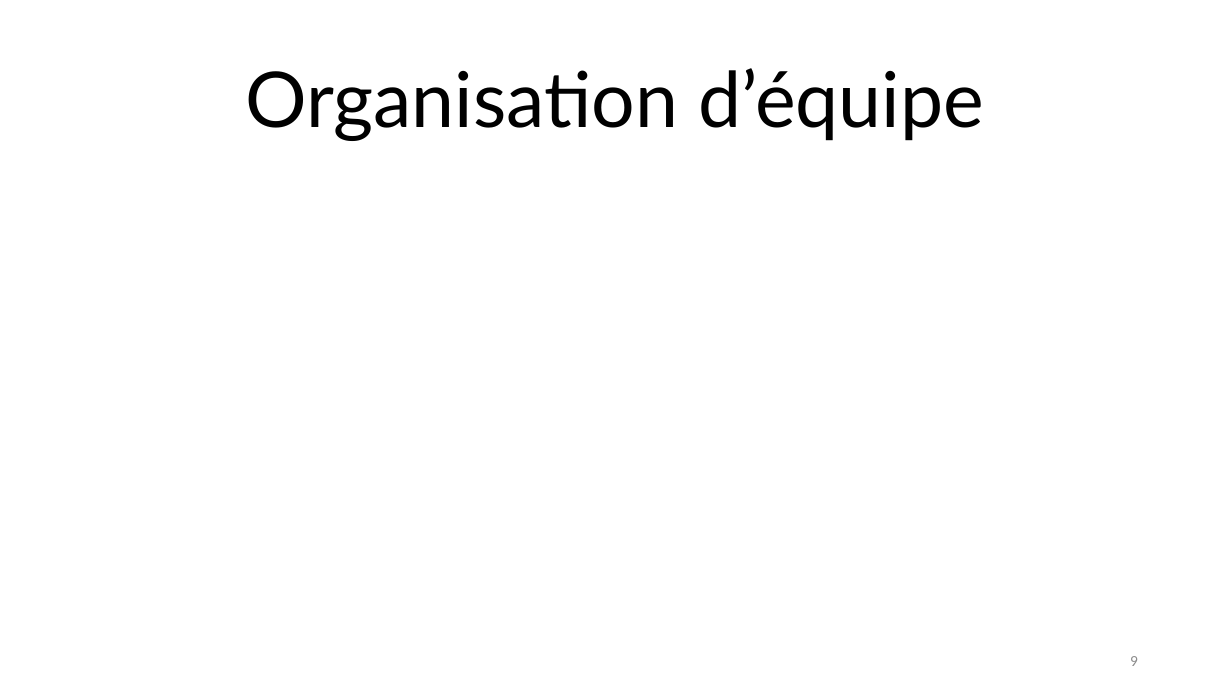
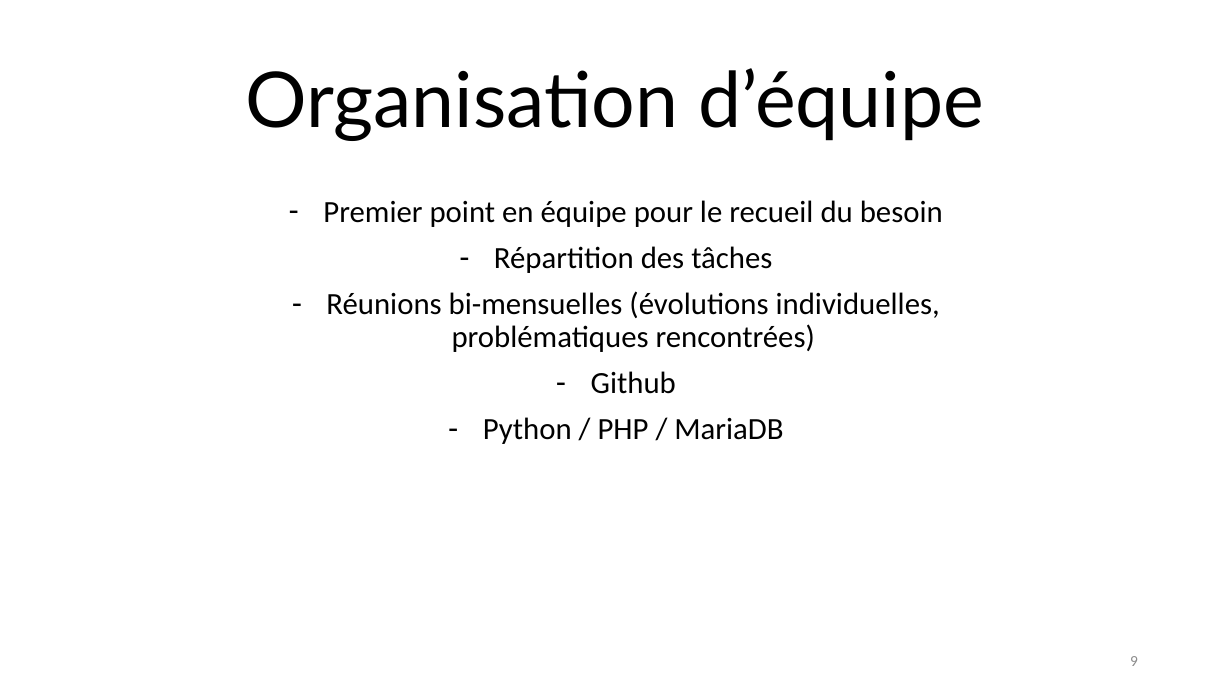
Before and after one commit to chopinvictor/CUBES-2, a slide deck: slide 9 of Présentation CUBE 2.pptx. Drawn at 1232x693 pixels with LibreOffice and Linux fonts; fonts in the diff are those of the drawing; background and template pictures are left out. Boxes give left, top, right and bottom in pixels: in the first picture for what was removed or moved away, otherwise in the second. Text is boxed around its words. In the diff, an @@ line names an element or a change of style, - is before the commit and + after.

```diff
--- a/Présentation CUBE 2.pptx
+++ b/Présentation CUBE 2.pptx
@@ subtitle added at bbox=[323, 200, 943, 444], 24 pt, text #000000 @@
+– Premier point en équipe pour le recueil du besoin
+– Répartition des tâches
+– Réunions bi-mensuelles (évolutions individuelles, problématiques rencontrées)
+– Github
+– Python / PHP / MariaDB
```
Also in this commit, not shown: 1 other slide changed.
